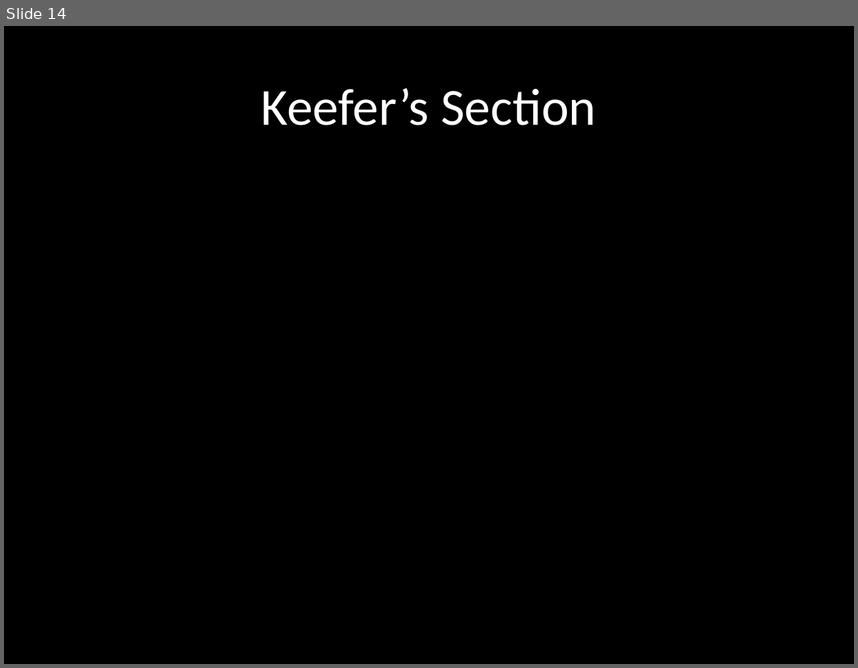
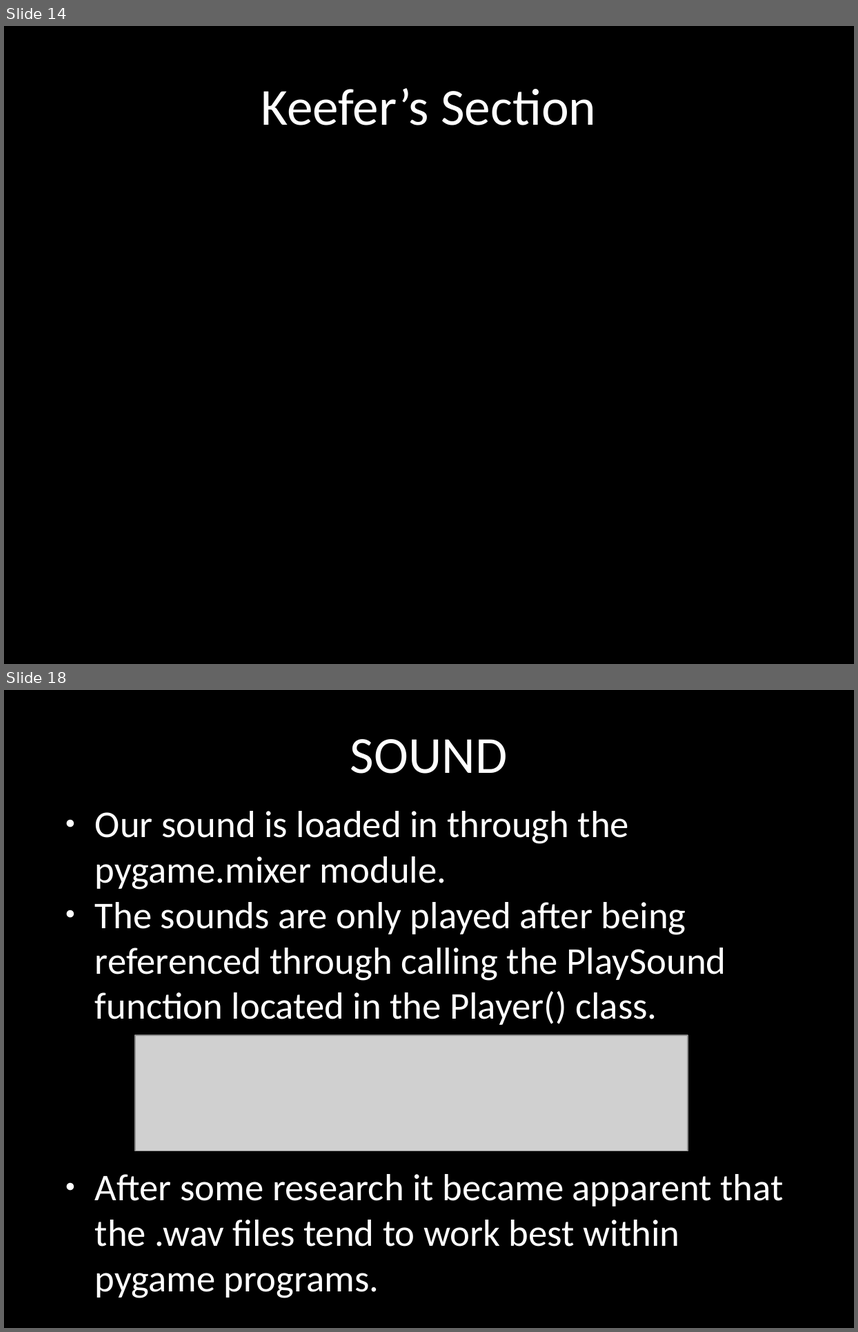
Before and after one commit to terrencepreilly/CPS410, a slide deck: final_presentation/Presentation.pptx. Shown one above the other, each under a label of ours: slide 14 before the commit, slides 14 and 18 after it; the slides between them are not shown. The pictures are 858x668 and 858x1332 pixels, drawn with LibreOffice and Linux fonts; fonts in the diff are those of the drawing; grey boxes stand for pictures. Boxes give left, top, right and bottom in pixels: in the first picture for what was removed or moved away, otherwise in the second. Text is boxed around its words. In the diff, an @@ line names an element or a change of style, - is before the commit and + after.

```diff
--- a/final_presentation/Presentation.pptx
+++ b/final_presentation/Presentation.pptx
@@ slide 18 added at [4, 690, 854, 1328], background #000000 @@
@@ text added at [350, 739, 507, 773], 44 pt, text #FFFFFF @@
+SOUND
@@ text added at [95, 811, 783, 1298], 32 pt, text #FFFFFF @@
+● Our sound is loaded in through the pygame.mixer module.
+● The sounds are only played after being referenced through calling the PlaySound function located in the Player() class.
+● After some research it became apparent that the .wav files tend to work best within pygame programs.
@@ picture added at [135, 1035, 688, 1151] @@
```
Also in this commit, not shown: 3 other slides added, 4 slides removed, 1 other file.
